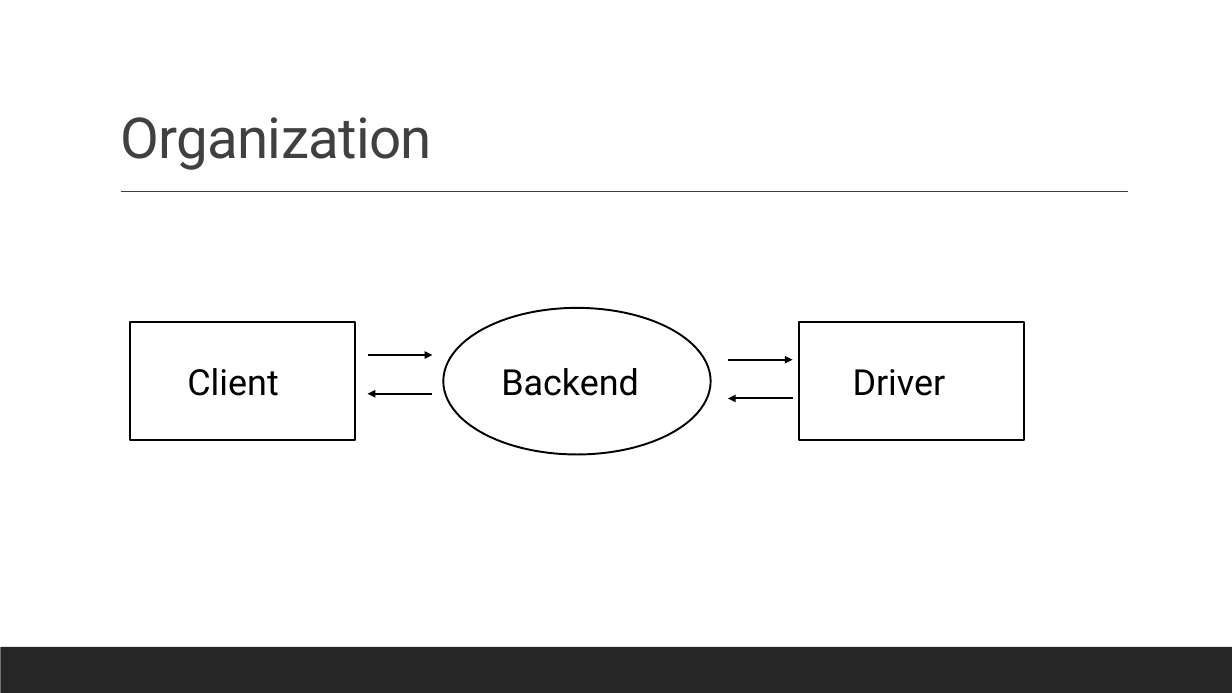
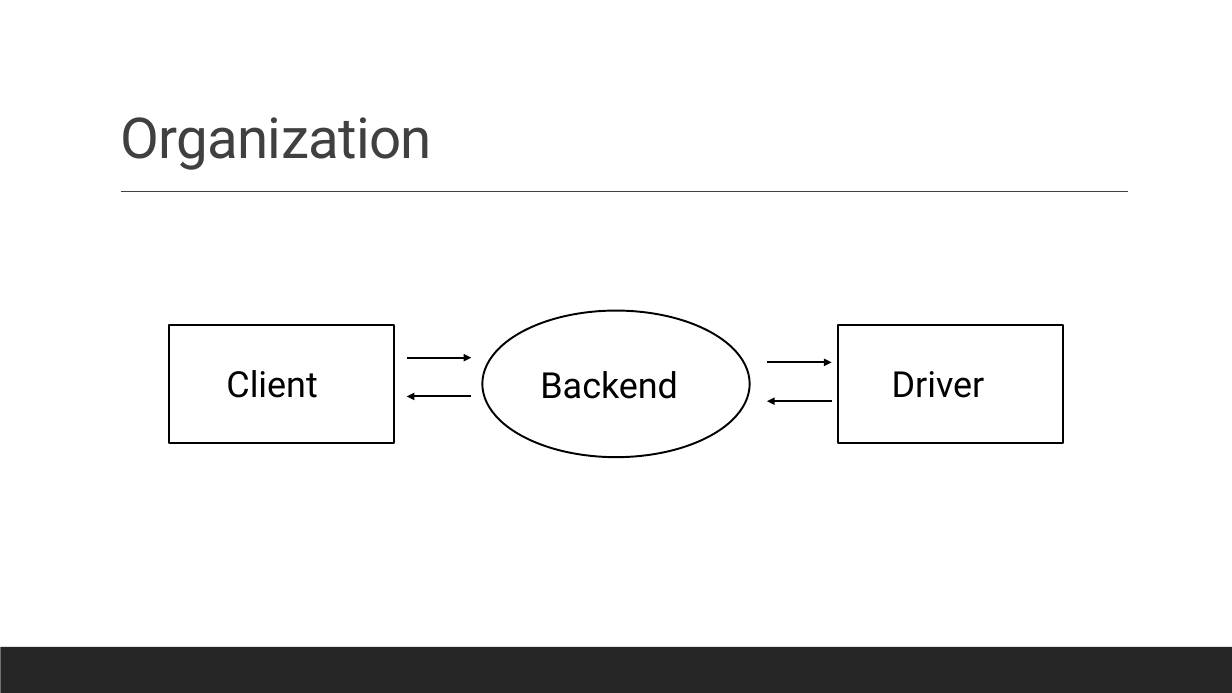
Before and after one commit to AlbinMamuti/PTV_BDI_B, a slide deck: slide 3 of Presentation.pptx. Drawn at 1232x693 pixels with LibreOffice and Linux fonts; fonts in the diff are those of the drawing. Boxes give left, top, right and bottom in pixels: in the first picture for what was removed or moved away, otherwise in the second. Text is boxed around its words. In the diff, an @@ line names an element or a change of style, - is before the commit and + after.

```diff
--- a/Presentation.pptx
+++ b/Presentation.pptx
@@ 2 rectangles, 2 arrows: place and size @@
-2 rectangles, 2 arrows at (130,323,1024,441)
+2 rectangles, 2 arrows at (169,325,1064,444)
@@ 3 texts, 2 arrows, 1 ellipse: place and size @@
-3 texts, 2 arrows, 1 ellipse at (187,308,946,455)
+3 texts, 2 arrows, 1 ellipse at (226,311,985,457)
```
Also in this commit, not shown: 1 other slide changed, 2 slides added, 1 slide removed, 1 other file.
